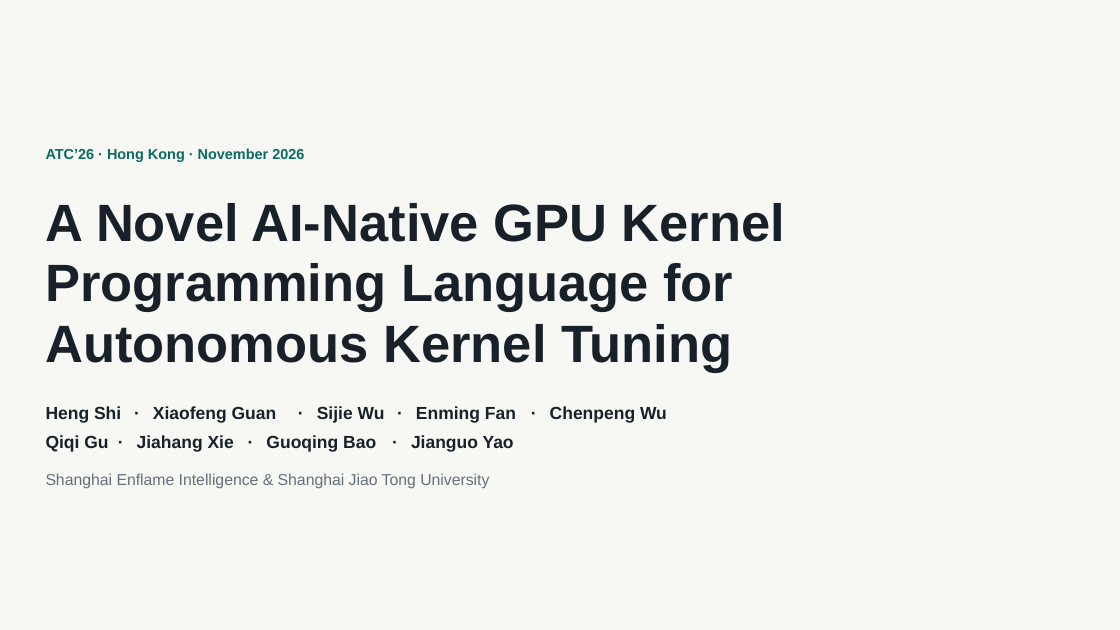
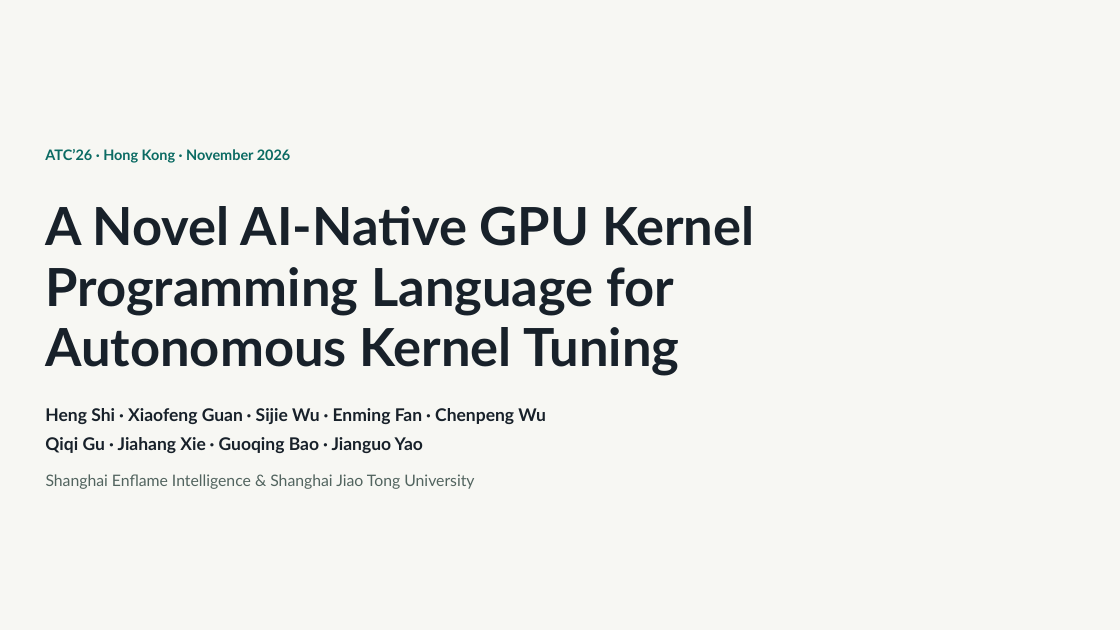
Before and after one commit to SyntaxArchmage/croqtile-tuner-atc26, a slide deck: slide 1 of dist/slides.pptx. Drawn at 1120x630 pixels with LibreOffice and Linux fonts; fonts in the diff are those of the drawing. Boxes give left, top, right and bottom in pixels: in the first picture for what was removed or moved away, otherwise in the second. Text is boxed around its words. In the diff, an @@ line names an element or a change of style, - is before the commit and + after.

```diff
--- a/dist/slides.pptx
+++ b/dist/slides.pptx
@@ text "·": place and size @@
-text "·" at bbox=[134, 402, 157, 427]
+text "·" at bbox=[119, 404, 126, 424]
@@ text "Xiaofeng Guan": place and size @@
-text "Xiaofeng Guan" at bbox=[153, 406, 277, 423]
+text "Xiaofeng Guan" at bbox=[128, 408, 243, 424]
@@ text "·": place and size @@
-text "·" at bbox=[298, 402, 321, 427]
+text "·" at bbox=[247, 404, 254, 424]
@@ text "Sijie Wu": place and size @@
-text "Sijie Wu" at bbox=[317, 406, 385, 423]
+text "Sijie Wu" at bbox=[256, 408, 320, 424]
@@ text "·": place and size @@
-text "·" at bbox=[397, 402, 420, 427]
+text "·" at bbox=[324, 404, 331, 424]
@@ text "Enming Fan": place and size @@
-text "Enming Fan" at bbox=[416, 406, 516, 423]
+text "Enming Fan" at bbox=[333, 408, 422, 424]
@@ font Arial to Lato in 20 elements at bbox=[45, 149, 291, 163], bbox=[45, 437, 105, 453], bbox=[45, 408, 115, 424], bbox=[118, 437, 206, 453], bbox=[46, 206, 754, 246], bbox=[46, 327, 680, 376], bbox=[128, 408, 243, 424], bbox=[45, 267, 675, 315], bbox=[219, 437, 319, 453], bbox=[256, 408, 320, 424], bbox=[332, 437, 423, 453], bbox=[333, 408, 422, 424], bbox=[435, 408, 546, 424], bbox=[109, 433, 116, 452], bbox=[119, 404, 126, 424], bbox=[210, 433, 217, 452], bbox=[247, 404, 254, 424], bbox=[323, 433, 330, 452], bbox=[324, 404, 331, 424], bbox=[426, 404, 433, 424] @@
@@ text "·": place and size @@
-text "·" at bbox=[531, 402, 554, 427]
+text "·" at bbox=[426, 404, 433, 424]
@@ text "Chenpeng Wu": place and size @@
-text "Chenpeng Wu" at bbox=[550, 406, 667, 423]
+text "Chenpeng Wu" at bbox=[435, 408, 546, 424]
@@ text "·": place and size @@
-text "·" at bbox=[118, 431, 141, 456]
+text "·" at bbox=[109, 433, 116, 452]
@@ text "Jiahang Xie": place and size @@
-text "Jiahang Xie" at bbox=[137, 435, 234, 452]
+text "Jiahang Xie" at bbox=[118, 437, 206, 453]
@@ text "·": place and size @@
-text "·" at bbox=[248, 431, 270, 456]
+text "·" at bbox=[210, 433, 217, 452]
@@ text "Guoqing Bao": place and size @@
-text "Guoqing Bao" at bbox=[266, 435, 376, 452]
+text "Guoqing Bao" at bbox=[219, 437, 319, 453]
@@ text "·": place and size @@
-text "·" at bbox=[392, 431, 415, 456]
+text "·" at bbox=[323, 433, 330, 452]
@@ text "Jianguo Yao": place and size @@
-text "Jianguo Yao" at bbox=[411, 435, 514, 452]
+text "Jianguo Yao" at bbox=[332, 437, 423, 453]
@@ text "Shanghai Enflame Intelligence & Shanghai ..." at bbox=[46, 474, 474, 489]: font Arial to Lato, text colour #66707A to #52645F @@
```
Also in this commit, not shown: 18 other slides changed, 40 other files.
